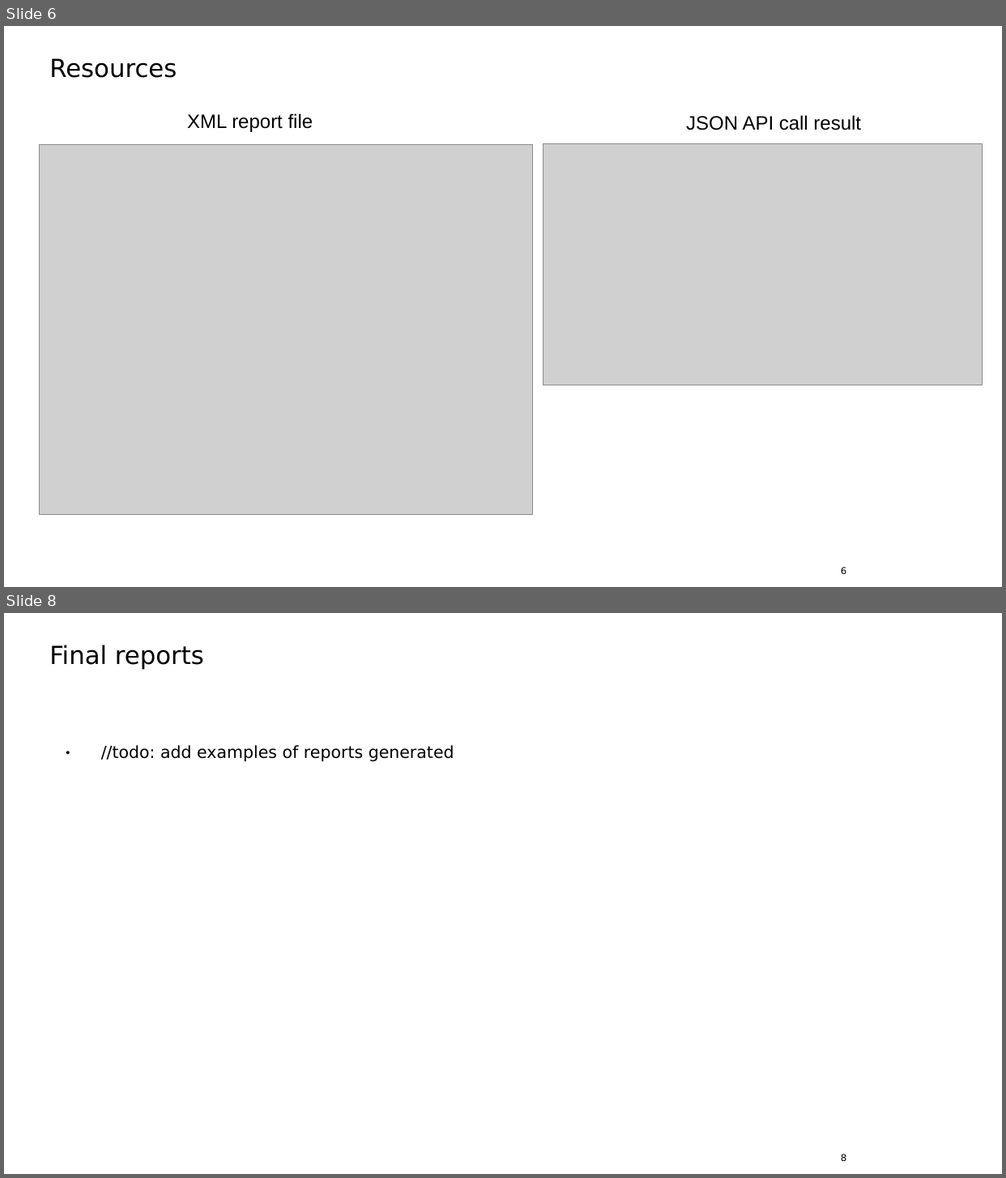
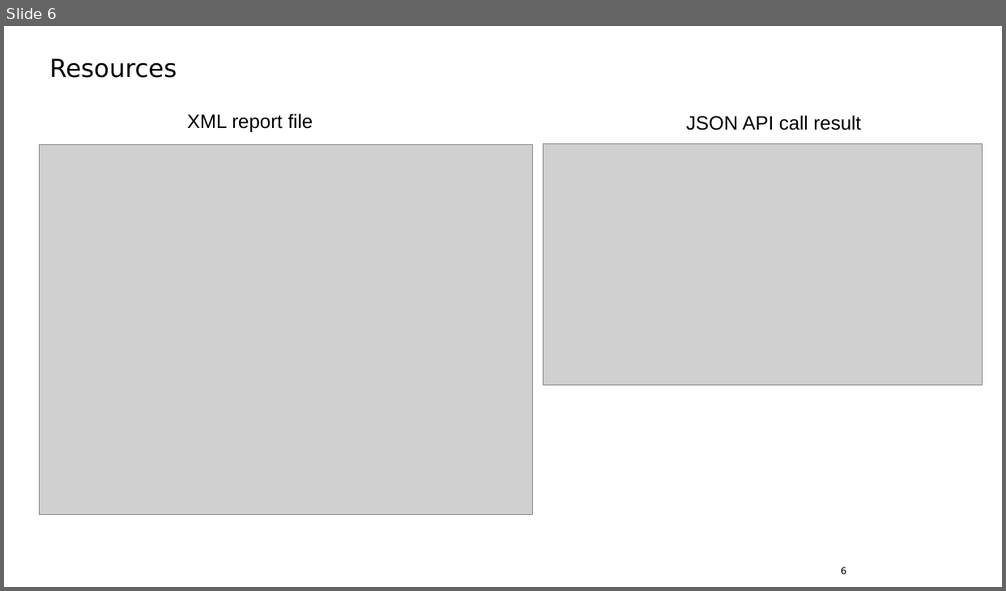
Before and after one commit to AntonBakaev/JiraDataAggregator, a slide deck: jira-data-aggregator-presentation.odp. Shown one above the other, each under a label of ours: slides 6 and 8 before the commit, slide 6 after it; the slides between them are not shown. The pictures are 1006x1178 and 1006x591 pixels, drawn with LibreOffice and Linux fonts; fonts in the diff are those of the drawing; grey boxes stand for pictures; background and template pictures are left out. Boxes give left, top, right and bottom in pixels: in the first picture for what was removed or moved away, otherwise in the second. Text is boxed around its words. In the diff, an @@ line names an element or a change of style, - is before the commit and + after.

```diff
--- a/jira-data-aggregator-presentation.odp
+++ b/jira-data-aggregator-presentation.odp
@@ slide 8 removed at (4, 613, 1002, 1174), background #FFFFFF; not listed: 1 template element that a slide beside it also shows @@
@@ title removed at (49, 645, 204, 670) @@
-Final reports
@@ text removed at (101, 745, 454, 762) @@
-● //todo: add examples of reports generated
```
Also in this commit, not shown: 1 slide changed, 1 slide added.
